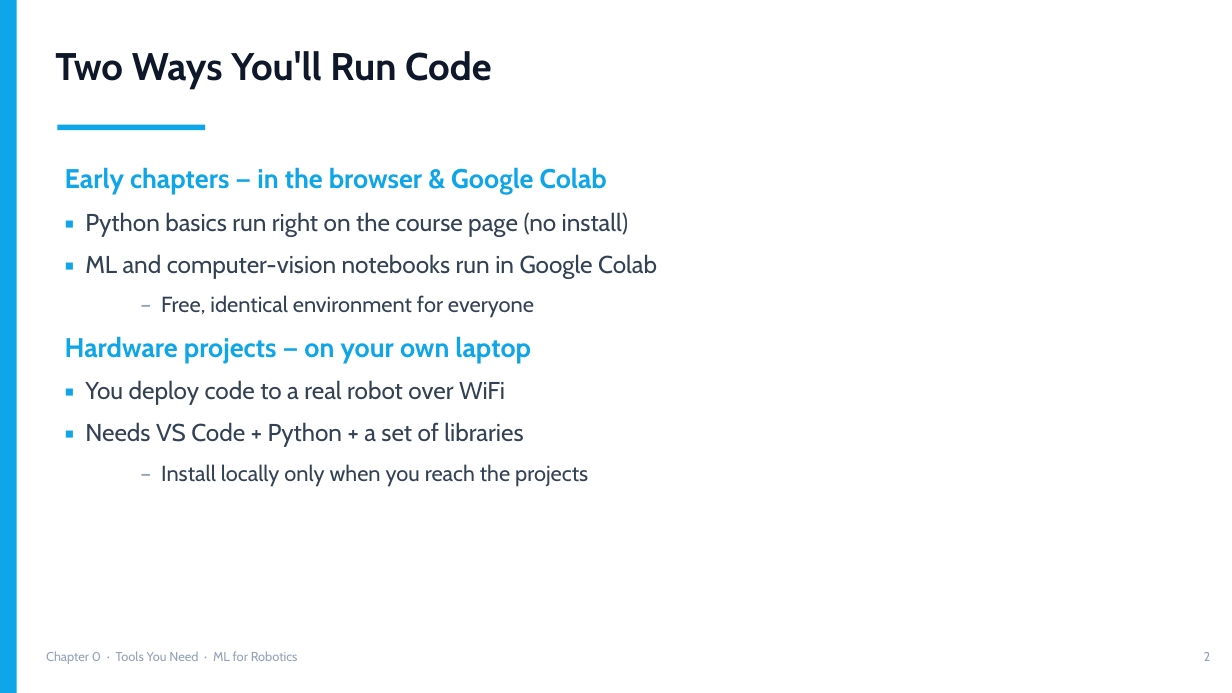
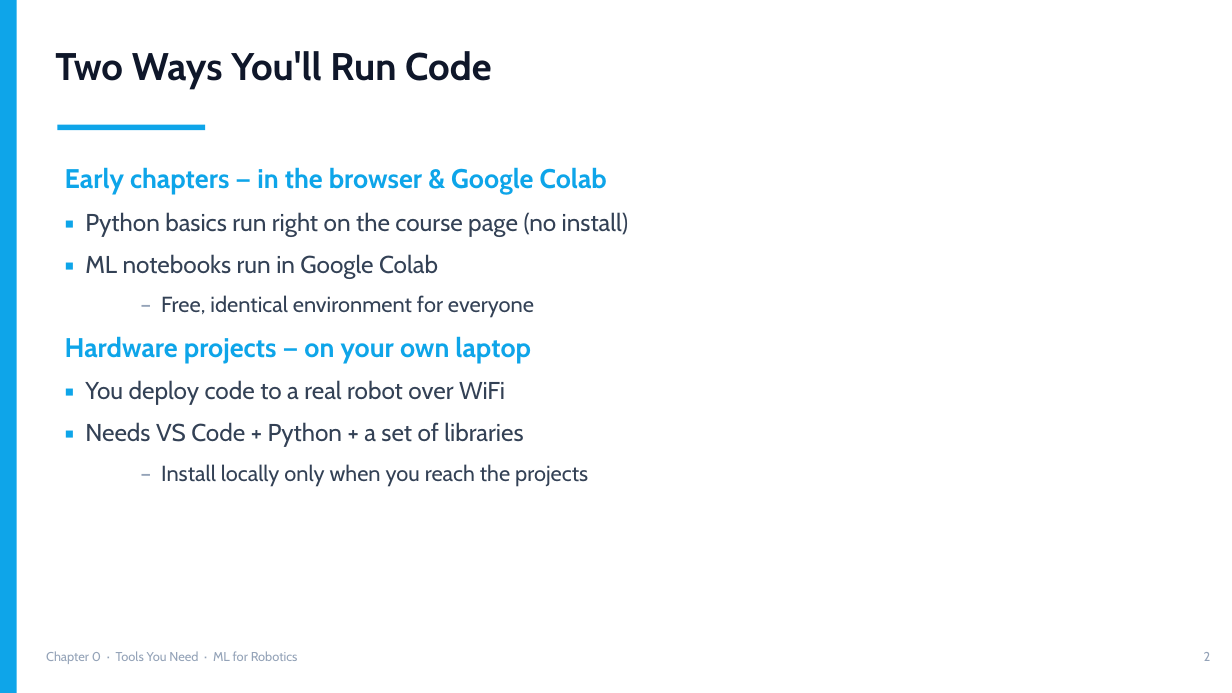
Before and after one commit to neel429/ml-for-robotics-, a slide deck: slide 2 of Ch0_Tools_You_Need.pptx. Drawn at 1232x693 pixels with LibreOffice and Linux fonts; fonts in the diff are those of the drawing. Boxes give left, top, right and bottom in pixels: in the first picture for what was removed or moved away, otherwise in the second. Text is boxed around its words. In the diff, an @@ line names an element or a change of style, - is before the commit and + after.

```diff
--- a/Ch0_Tools_You_Need.pptx
+++ b/Ch0_Tools_You_Need.pptx
@@ text at bbox=[85, 254, 438, 279]: text changed @@
-▪ ML and computer-vision notebooks run in Google Colab
+▪ ML notebooks run in Google Colab
```
Also in this commit, not shown: 7 other slides changed, 4 other files.
